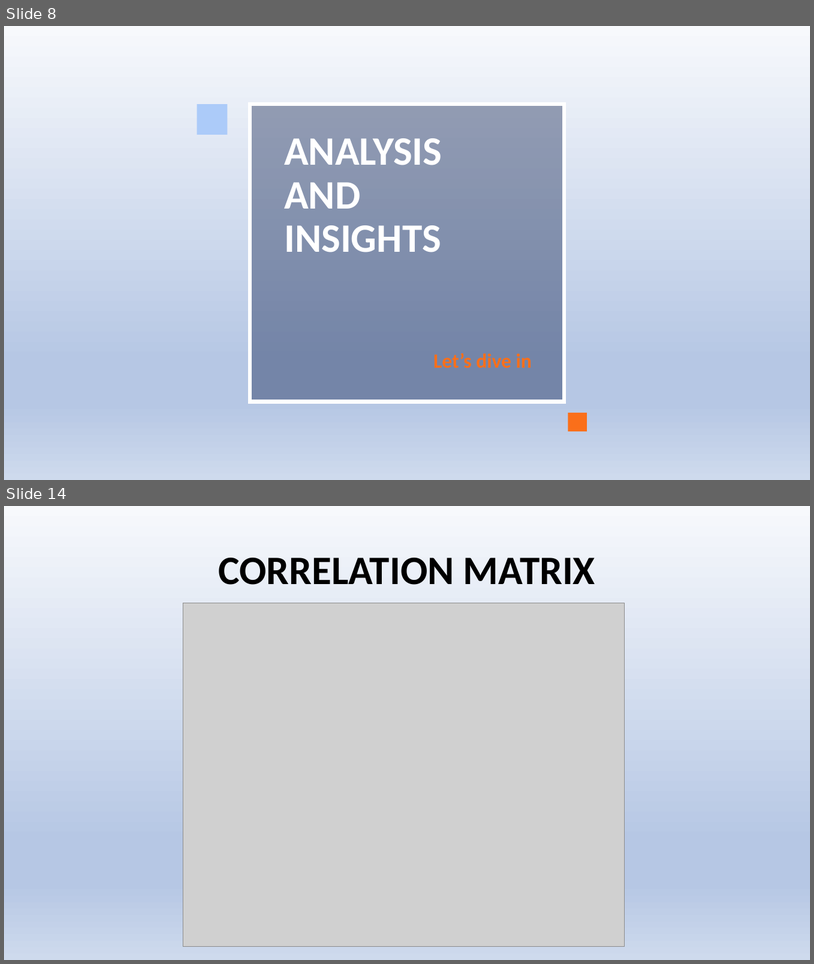
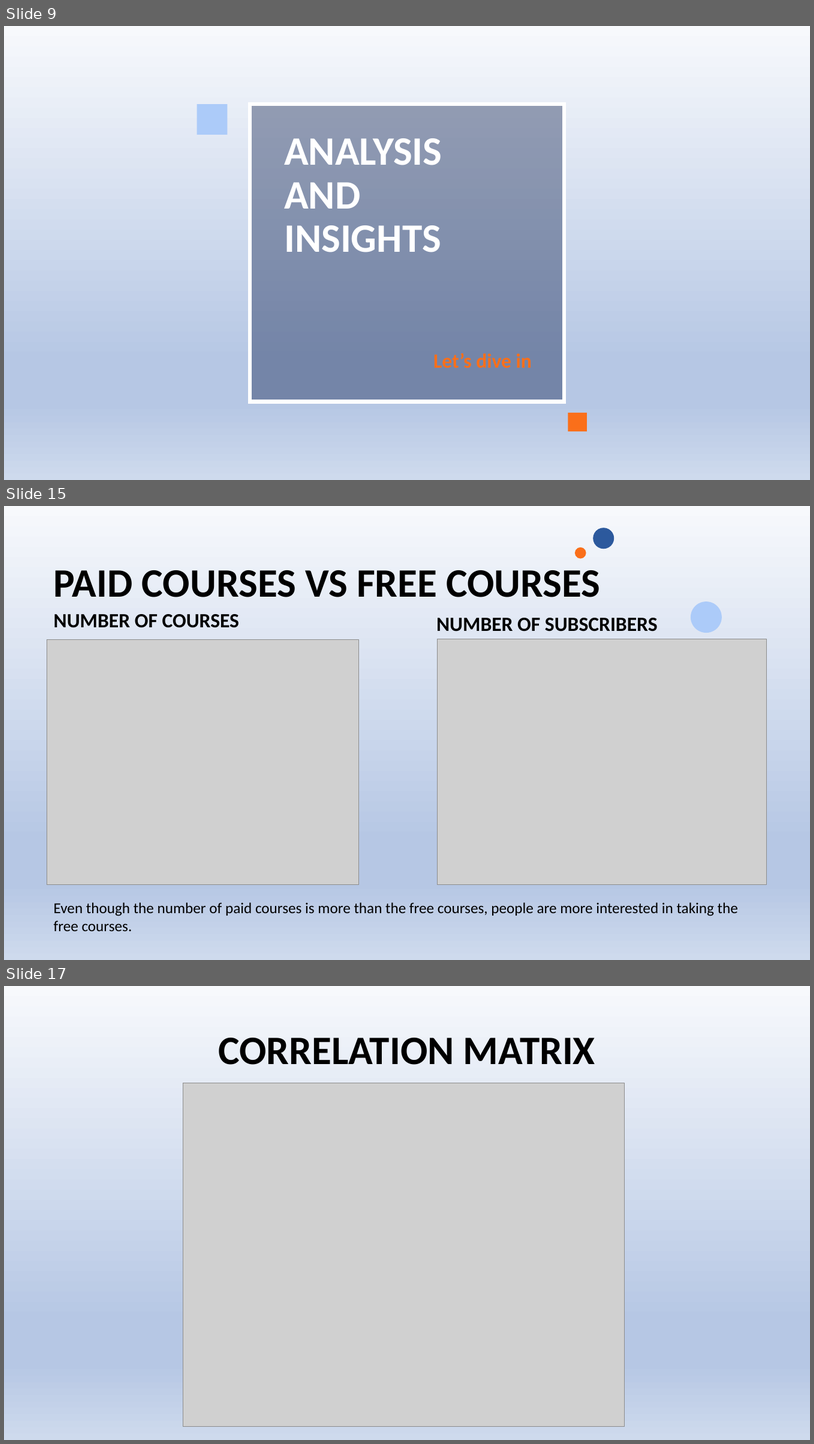
Before and after one commit to jayadir/Analysis_of_udemy_courses, a slide deck: DAVppt.pptx. Shown one above the other, each under a label of ours: slides 8 and 14 before the commit, slides 9, 15 and 17 after it; the slides between them are not shown. The pictures are 814x964 and 814x1444 pixels, drawn with LibreOffice and Linux fonts; fonts in the diff are those of the drawing; grey boxes stand for pictures; background and template pictures are left out. Boxes give left, top, right and bottom in pixels: in the first picture for what was removed or moved away, otherwise in the second. Text is boxed around its words. In the diff, an @@ line names an element or a change of style, - is before the commit and + after.

```diff
--- a/DAVppt.pptx
+++ b/DAVppt.pptx
@@ slide 15 added at (4,506,810,960), background gradient #F7F9FC to #B6C7E4 to #CEDAED @@
@@ ellipse added at (593,528,614,549), fill #2C599D @@
@@ ellipse added at (575,547,587,559), fill #FA6F1A @@
@@ title added at (54,570,600,597), 48 pt, text #000000, bold @@
+PAID COURSES VS FREE COURSES
@@ ellipse added at (691,601,723,633), fill #ACCBF9 @@
@@ text added at (54,614,240,628), 24 pt, text #000000, bold @@
+NUMBER OF COURSES
@@ text added at (437,618,658,631), 24 pt, text #000000, bold @@
+NUMBER OF SUBSCRIBERS
@@ picture added at (47,640,359,885) @@
@@ picture added at (438,639,767,885) @@
@@ text added at (54,902,738,931), 18 pt, text #000000 @@
+Even though the number of paid courses is more than the free courses, people are more interested in taking the free courses.
@@ what was slide 8 is now slide 9 @@
@@ what was slide 14 is now slide 17 @@
```
Also in this commit, not shown: 6 slides changed, 5 other slides added, 1 slide removed.
